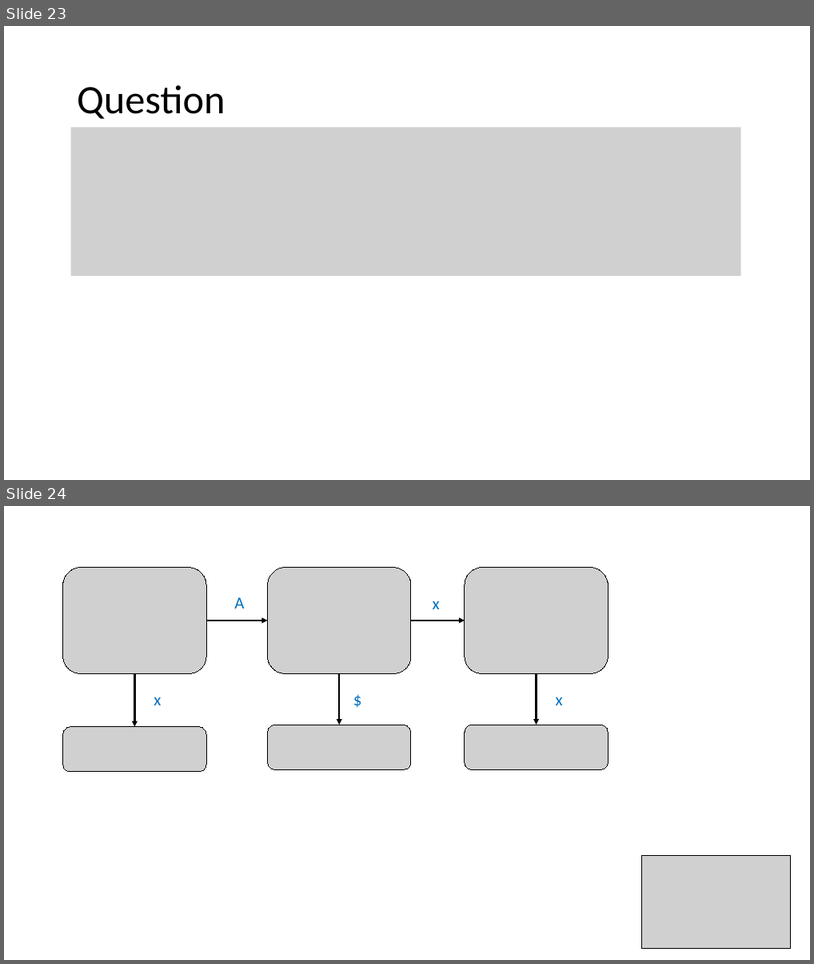
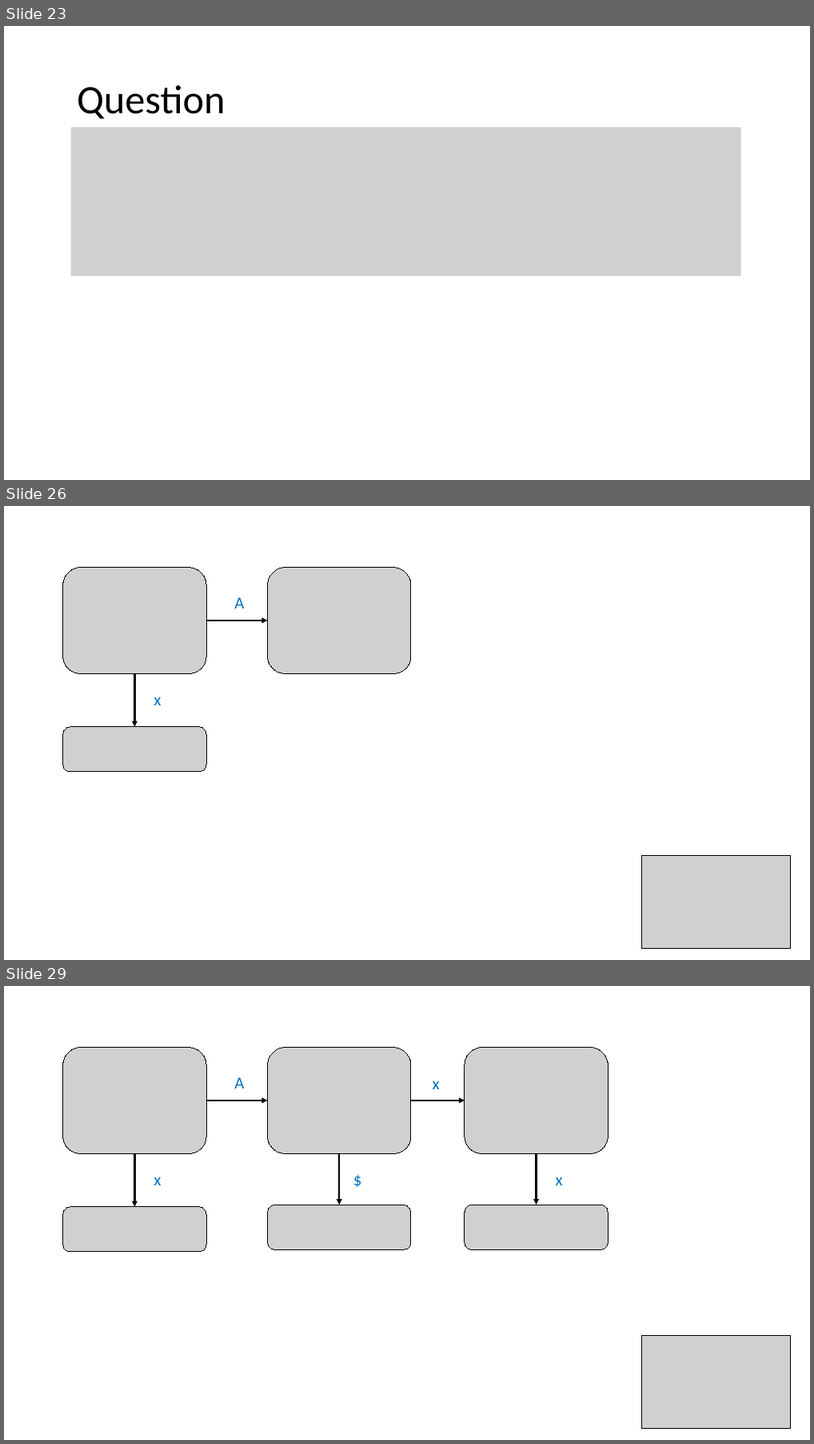
Before and after one commit to nivshani/compilation, a slide deck: slides/exam-questions.pptx. Shown one above the other, each under a label of ours: slides 23 and 24 before the commit, slides 23, 26 and 29 after it; the slides between them are not shown. The pictures are 814x964 and 814x1444 pixels, drawn with LibreOffice and Linux fonts; fonts in the diff are those of the drawing; grey boxes stand for pictures. Boxes give left, top, right and bottom in pixels: in the first picture for what was removed or moved away, otherwise in the second. Text is boxed around its words. In the diff, an @@ line names an element or a change of style, - is before the commit and + after.

```diff
--- a/slides/exam-questions.pptx
+++ b/slides/exam-questions.pptx
@@ slide 26 added at box(4, 506, 810, 960), background #FFFFFF @@
@@ picture added at box(62, 567, 206, 673) @@
@@ picture added at box(268, 567, 411, 673) @@
@@ text added at box(234, 597, 244, 608), 20 pt, text #0070C0 @@
+A
@@ arrow added from (206, 620) to (268, 620), #000000 2.25 pt @@
@@ arrow added from (134, 673) to (134, 727), #000000 2.25 pt @@
@@ text added at box(154, 697, 161, 705), 20 pt, text #0070C0 @@
+x
@@ picture added at box(62, 727, 206, 772) @@
@@ picture added at box(642, 856, 791, 948) @@
@@ what was slide 24 is now slide 29 @@
```
Also in this commit, not shown: 1 slide changed, 13 other slides added, 1 other file.
